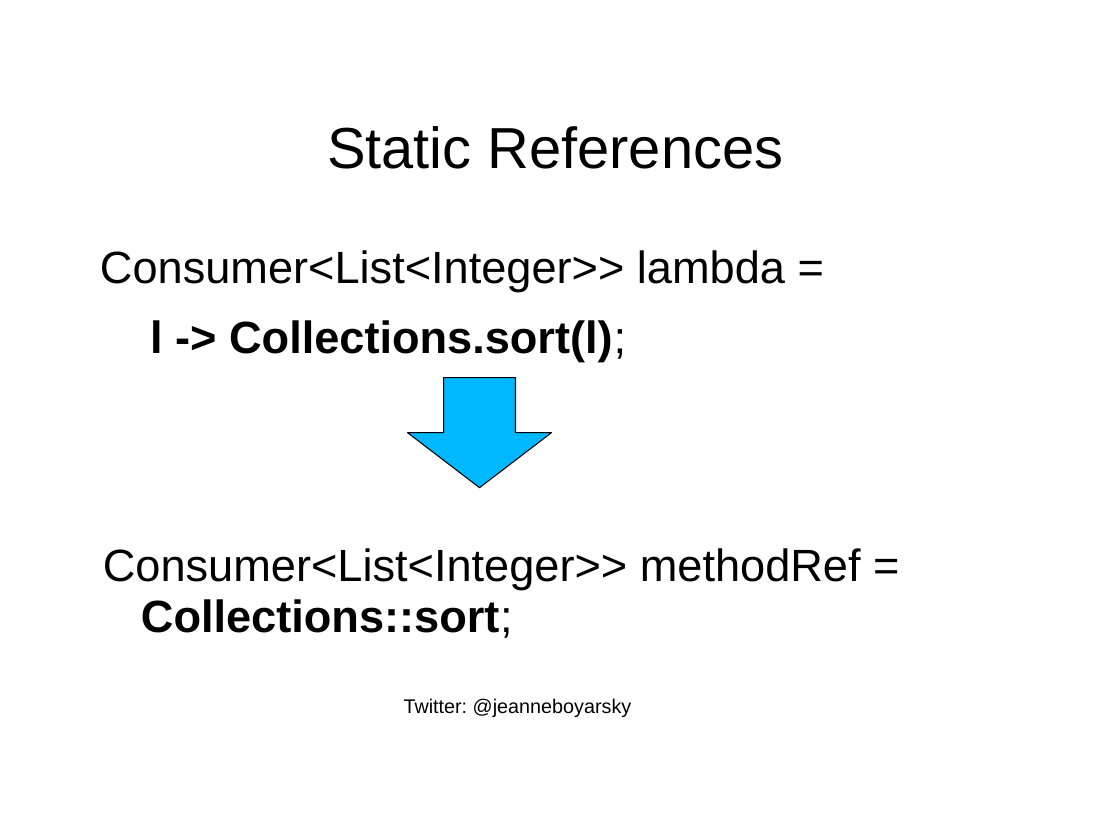
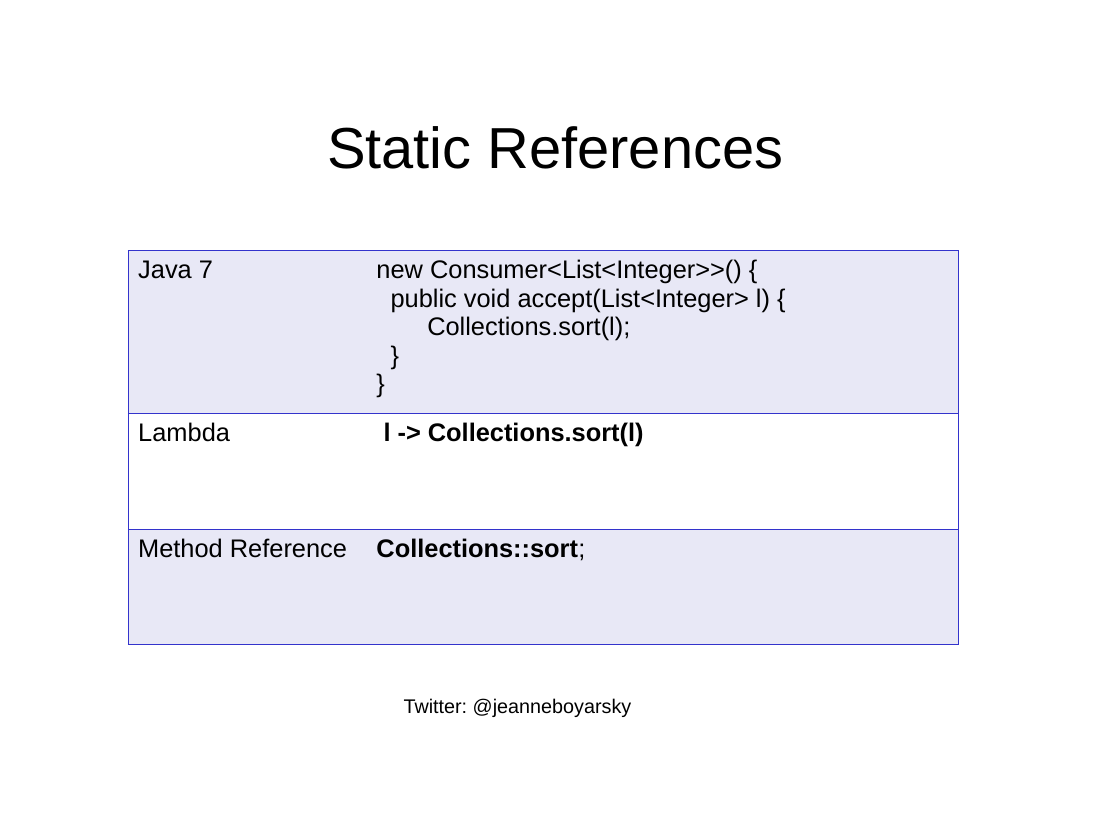
Before and after one commit to boyarsky/java-8-streams-by-puzzles, a slide deck: slide 40 of docs/Slides.ppt (slide 18 before the commit). Drawn at 1120x840 pixels with LibreOffice and Linux fonts; fonts in the diff are those of the drawing; background and template pictures are left out. Boxes give left, top, right and bottom in pixels: in the first picture for what was removed or moved away, otherwise in the second. Text is boxed around its words. In the diff, an @@ line names an element or a change of style, - is before the commit and + after.

```diff
--- a/docs/Slides.ppt
+++ b/docs/Slides.ppt
@@ text removed at [100, 250, 785, 362] @@
-Consumer<List<Integer>> lambda =
-l -> Collections.sort(l);
@@ table added at [128, 251, 958, 645], 3 rows, 2 columns @@
+Java 7 | new Consumer<List<Integer>>() { / public void accept(List<Integer> l) { / Collections.sort(l); / } / }
+Lambda | l -> Collections.sort(l)
+Method Reference | Collections::sort;
@@ down arrow removed at [408, 378, 552, 488] @@
@@ text removed at [103, 548, 861, 638] @@
-Consumer<List<Integer>> methodRef = Collections::sort;
```
Also in this commit, not shown: 8 other slides changed, 3 other files.
